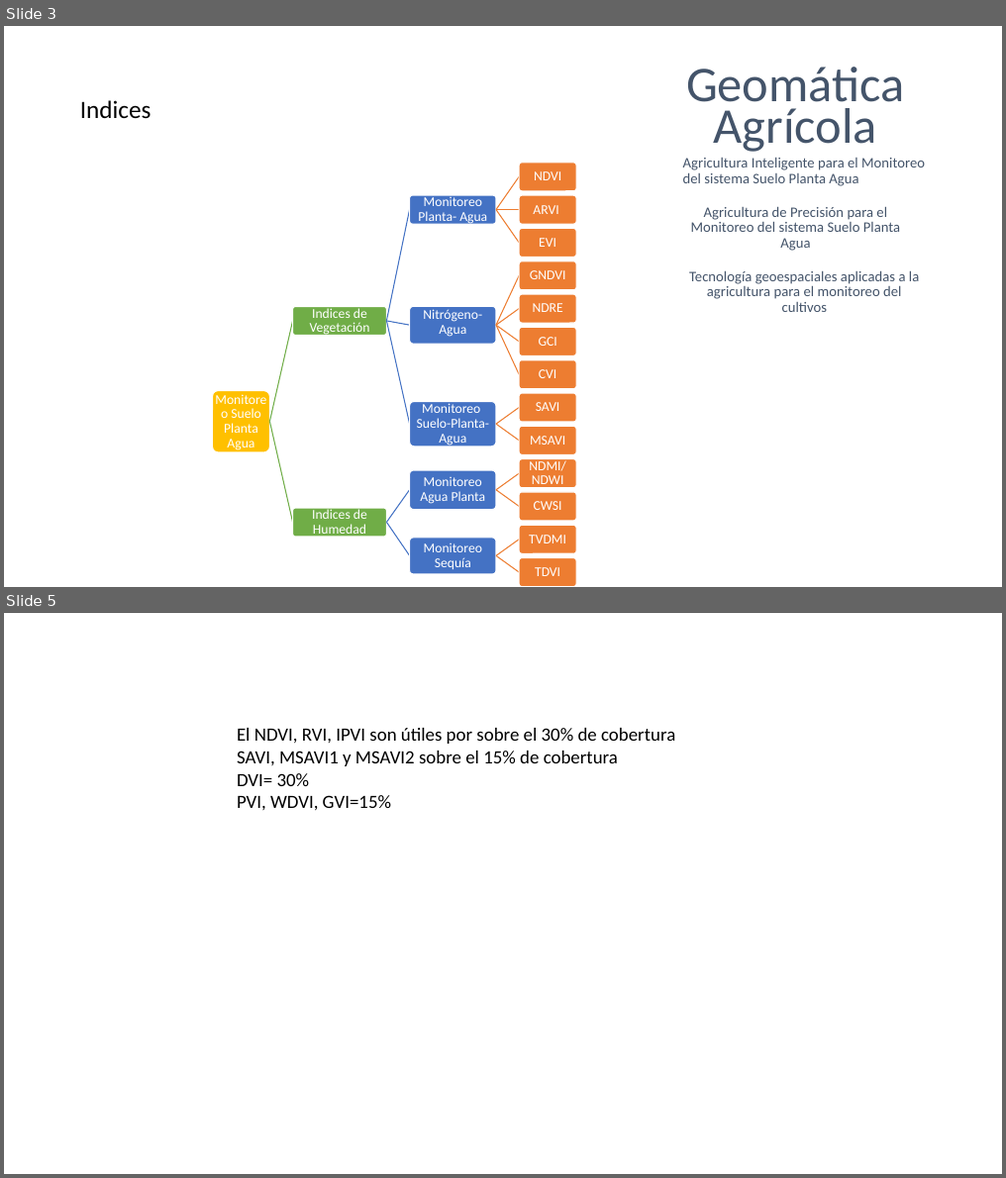
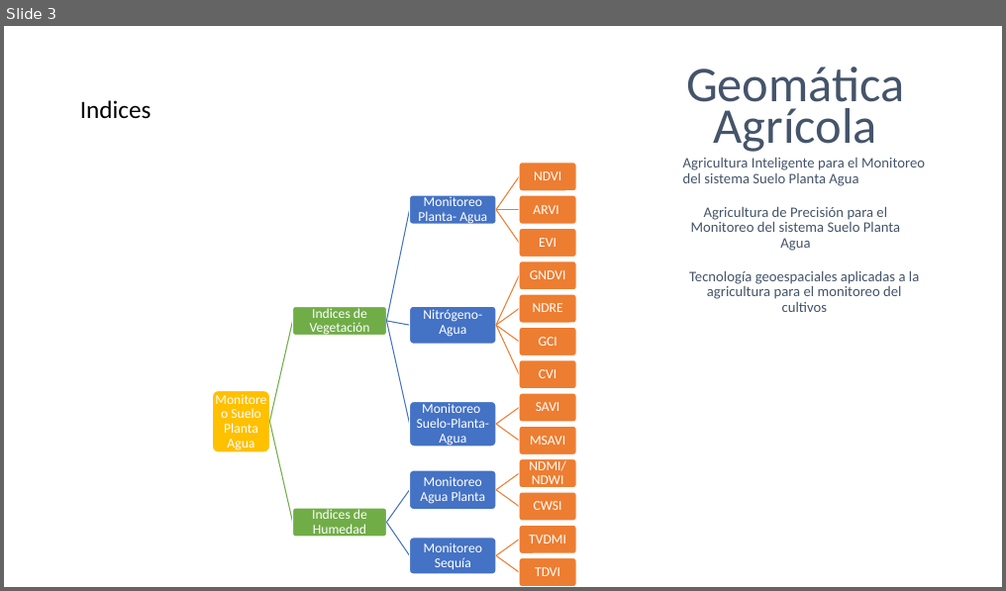
Before and after one commit to Sud-Austral/DATA-AGRO, a slide deck: Diseño/Chile/Geomática Agrícola_app.pptx. Shown one above the other, each under a label of ours: slides 3 and 5 before the commit, slide 3 after it; the slides between them are not shown. The pictures are 1006x1178 and 1006x591 pixels, drawn with LibreOffice and Linux fonts; fonts in the diff are those of the drawing. Boxes give left, top, right and bottom in pixels: in the first picture for what was removed or moved away, otherwise in the second. Text is boxed around its words. In the diff, an @@ line names an element or a change of style, - is before the commit and + after.

```diff
--- a/Diseño/Chile/Geomática Agrícola_app.pptx
+++ b/Diseño/Chile/Geomática Agrícola_app.pptx
@@ slide 5 removed at (x1=4, y1=613, x2=1002, y2=1174), background #FFFFFF @@
@@ text removed at (x1=237, y1=728, x2=675, y2=811) @@
-El NDVI, RVI, IPVI son útiles por sobre el 30% de cobertura
-SAVI, MSAVI1 y MSAVI2 sobre el 15% de cobertura
-DVI= 30%
-PVI, WDVI, GVI=15%
```
Also in this commit, not shown: 4 slides changed, 12 slides added, 1 other slide removed, 5 other files.
